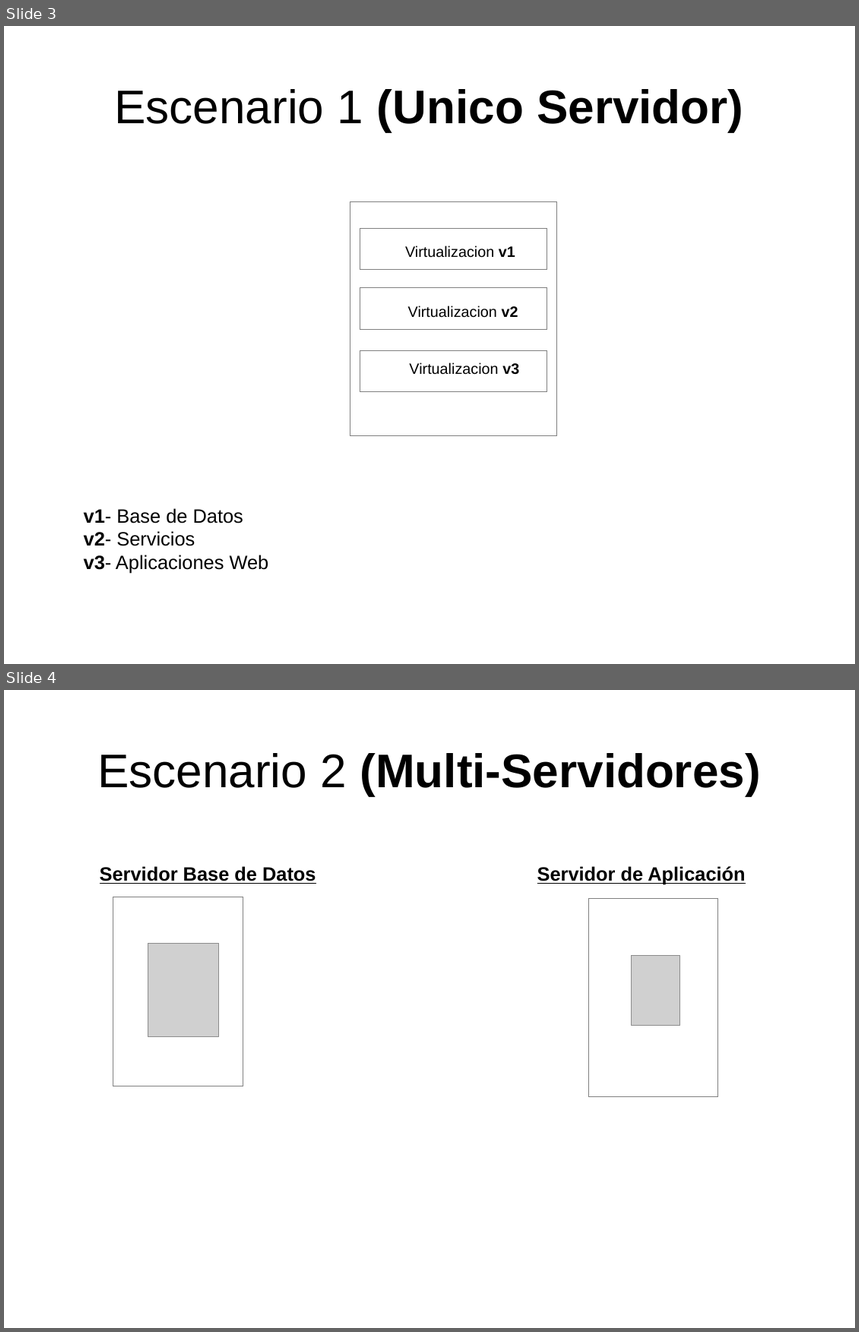
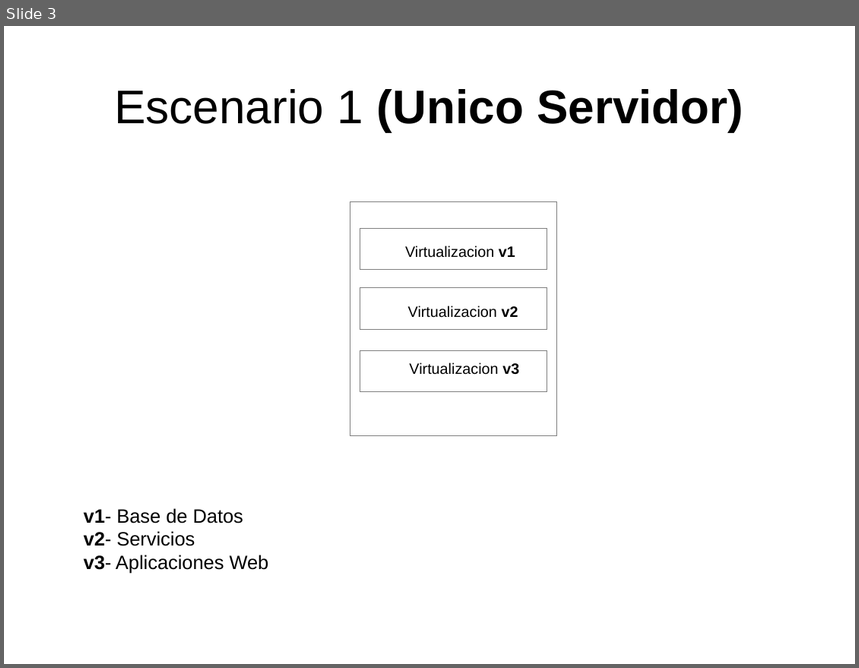
Before and after one commit to garyncarrillo/Ruby_on_Rails, a slide deck: Front-Fondo/Presentacion.odp. Shown one above the other, each under a label of ours: slides 3 and 4 before the commit, slide 3 after it. The pictures are 859x1332 and 859x668 pixels, drawn with LibreOffice and Linux fonts; fonts in the diff are those of the drawing; grey boxes stand for pictures. Boxes give left, top, right and bottom in pixels: in the first picture for what was removed or moved away, otherwise in the second. Text is boxed around its words. In the diff, an @@ line names an element or a change of style, - is before the commit and + after.

```diff
--- a/Front-Fondo/Presentacion.odp
+++ b/Front-Fondo/Presentacion.odp
@@ slide 4 removed at box(4, 690, 855, 1328), background #FFFFFF @@
@@ title removed at box(97, 753, 761, 796) @@
-Escenario 2 (Multi-Servidores)
@@ text removed at box(100, 866, 316, 884) @@
-Servidor Base de Datos
@@ text removed at box(538, 866, 745, 885) @@
-Servidor de Aplicación
@@ rectangle removed at box(113, 897, 243, 1086) @@
@@ rectangle removed at box(589, 898, 719, 1097) @@
@@ picture removed at box(148, 943, 220, 1037) @@
@@ picture removed at box(632, 956, 680, 1025) @@
```
Also in this commit, not shown: 3 slides added, 2 other slides removed, 3 other files.
